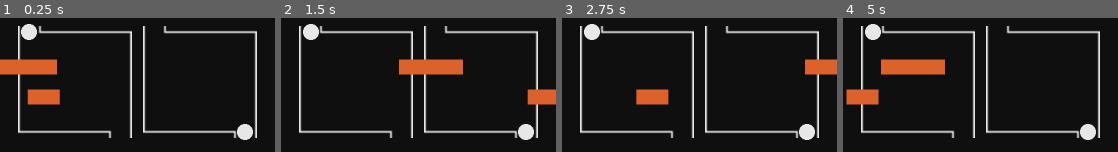
Above: before the commit, frames 1-4 (left to right).
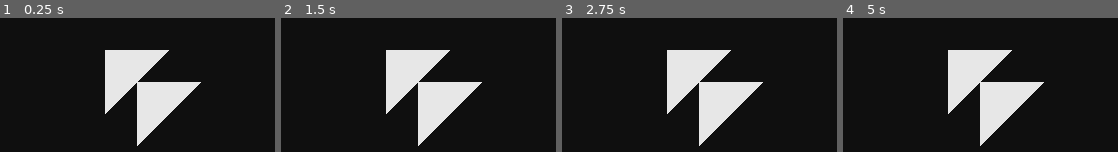
Above: after the commit, the same moments.

Repository: avodhel/project-team-test
Game: Godot game, scene res://Scenes/puzzle_fixsquare/puzzle_fixsquare.tscn
Two runs of this game, one before a commit and one after it. Both use one fixed random seed, a clock stepped at 60 frames per second and the inputs below. Before the commit the project starts from res://Scenes/puzzle_dragcircles/puzzle_dragcircles.tscn.
Inputs (mouse positions are in pixels of both pictures, inside the frame that each line leads up to):
- Up to frame 1 (0.25 s): no input
- Up to frame 2 (1.5 s): drag from (525, 131) to (330, 67) at 0.52 s; drag from (311, 31) to (404, 67) at 1.27 s
- Up to frame 3 (2.75 s): move the mouse to (727, 38) at 2.02 s; click (727, 38) at 2.17 s
- Up to frame 4 (5 s): drag from (966, 122) to (898, 51) at 2.77 s; move the mouse to (1063, 111) at 3.52 s; click (1063, 111) at 3.67 s; drag from (898, 51) to (997, 30) at 4.27 s

The runs differ from the first frame. In frame 1, 22% of the frame differs, in the area x 0-94%, y 4-96%; in frame 2, 20%; in frame 3, 20%; in frame 4, 22%, in the area x 1-94%, y 4-96%.

Commit message:
rotate square piece

Diff:
--- /dev/null
+++ b/Project Team Test/Scenes/puzzle_fixsquare/puzzle_fixsquare.tscn
@@ -0,0 +1,18 @@
+[gd_scene load_steps=2 format=2]
+
+[ext_resource path="res://Scenes/puzzle_fixsquare/square_piece.tscn" type="PackedScene" id=1]
+
+[node name="puzzle_fixsquare" type="Node2D"]
+
+[node name="square_piece" parent="." instance=ExtResource( 1 )]
+
+[node name="square_piece2" parent="." instance=ExtResource( 1 )]
+position = Vector2( 137, 132 )
+rotation = 4.71239
+
+[node name="square_piece3" parent="." instance=ExtResource( 1 )]
+position = Vector2( 169, 100 )
+
+[node name="square_piece4" parent="." instance=ExtResource( 1 )]
+position = Vector2( 105, 100 )
+rotation = 4.71239
--- /dev/null
+++ b/Project Team Test/Scenes/puzzle_fixsquare/square_piece.tscn
@@ -0,0 +1,25 @@
+[gd_scene load_steps=3 format=2]
+
+[ext_resource path="res://Textures/puzzle_fixsquare/square_piece.png" type="Texture" id=1]
+[ext_resource path="res://Scripts/puzzle_fixsquare/square_piece.gd" type="Script" id=2]
+
+[node name="square_piece" type="Node2D"]
+position = Vector2( 137, 68 )
+script = ExtResource( 2 )
+
+[node name="Area2D" type="Area2D" parent="."]
+
+[node name="Sprite" type="Sprite" parent="Area2D"]
+position = Vector2( 0, 32 )
+texture = ExtResource( 1 )
+
+[node name="CollisionPolygon2D" type="CollisionPolygon2D" parent="Area2D"]
+position = Vector2( 0, 32 )
+polygon = PoolVector2Array( -0.206696, 0.0249176, -32.4775, -31.6846, 32.0274, -31.8272 )
+
+[node name="Tween" type="Tween" parent="."]
+
+[node name="click_timer" type="Timer" parent="."]
+wait_time = 0.3
+[connection signal="input_event" from="Area2D" to="." method="_on_Area2D_input_event"]
+[connection signal="timeout" from="click_timer" to="." method="_on_click_timer_timeout"]
--- /dev/null
+++ b/Project Team Test/Scripts/puzzle_fixsquare/square_piece.gd
@@ -0,0 +1,20 @@
+extends Node2D
+
+onready var coll = $Area2D/CollisionPolygon2D
+onready var tween = $Tween
+onready var click_timer = $click_timer
+
+var wait_time = 0.3
+
+func _ready():
+	click_timer.wait_time = wait_time
+
+func _on_Area2D_input_event(viewport, event, shape_idx):
+	if (event is InputEventMouseButton && event.pressed):
+		tween.interpolate_property(self,"rotation_degrees",rotation_degrees, rotation_degrees + 90,wait_time,Tween.TRANS_LINEAR,Tween.EASE_IN)
+		tween.start()
+		coll.disabled = true
+		click_timer.start()
+
+func _on_click_timer_timeout():
+	coll.disabled = false
--- a/Project Team Test/project.godot
+++ b/Project Team Test/project.godot
@@ -16,7 +16,7 @@
 [application]
 
 config/name="Project Team Test"
-run/main_scene="res://Scenes/puzzle_dragcircles/puzzle_dragcircles.tscn"
+run/main_scene="res://Scenes/puzzle_fixsquare/puzzle_fixsquare.tscn"
 config/icon="res://icon.png"
 
 [display]
Binary file added: Project Team Test/Textures/puzzle_fixsquare/square_piece.png
Not shown, added: Project Team Test/Textures/puzzle_fixsquare/square_piece.png.import
